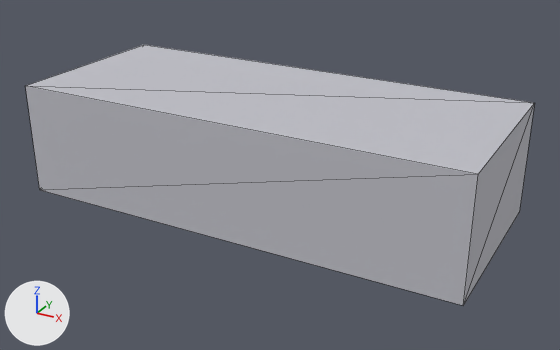
One commit to the glTF model public/engine-parts/mvp/v3-part-earth-traeger-01.glb: the scene before it, then after it.
Before and after are seen from a camera (50 mm lens) standing at (0.93, -1.647, 0.754) and looking at (0.032, -0.014, -0.062). Every picture has the same lights, and +X, +Y and +Z are marked at lower left. The picture after the commit comes second. Mesh edges are drawn as thin lines.

The older version as bpy lines, for what is in view:
```python
mat_earth_traeger_01_meshmat = principled_material('earth_traeger_01_meshMat')
mat_earth_traeger_01_meshmat.base_color = (0.55, 0.55, 0.6)  # light grey #c4c4cb
mat_earth_traeger_01_meshmat.metallic = 0.1
mat_earth_traeger_01_meshmat.roughness = 0.85
me_earth_traeger_01_mesh = bpy.data.meshes.new('earth_traeger_01_mesh')
me_earth_traeger_01_mesh.from_pydata(...)  # a box spanning x -0.6..0.6, y -0.25..0.25, z -0.15..0.15
me_earth_traeger_01_mesh.materials.append(mat_earth_traeger_01_meshmat)  # light grey #c4c4cb
ob_earth_traeger_01 = bpy.data.objects.new('earth_traeger_01', me_earth_traeger_01_mesh)
ob_earth_traeger_01.location = (0.0, 0.0, 0.0)
```
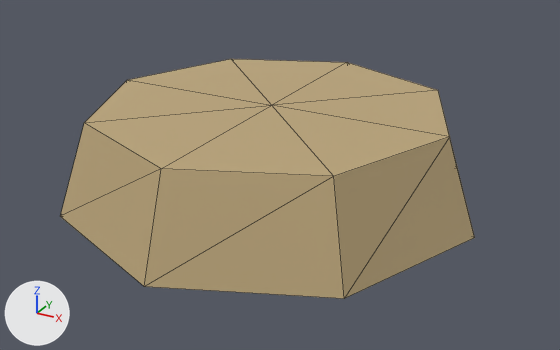
What differs and where, as boxes (x1, y1, x2, y2) in the pictures (560 x 350 px):
'earth_traeger_01', recoloured, reshaped (18% narrower, 8% shorter): before (26, 45, 534, 305); after (60, 59, 475, 299)

The change, as a diff of the scene's bpy script:
```diff
--- a/public/engine-parts/mvp/v3-part-earth-traeger-01.glb.py
+++ b/public/engine-parts/mvp/v3-part-earth-traeger-01.glb.py
@@ mat_earth_traeger_01_meshmat @@
 mat_earth_traeger_01_meshmat = principled_material('earth_traeger_01_meshMat')
-mat_earth_traeger_01_meshmat.base_color = (0.55, 0.55, 0.6)  # light grey #c4c4cb
+mat_earth_traeger_01_meshmat.base_color = (0.55, 0.42, 0.22)  # beige #c4ad81
 mat_earth_traeger_01_meshmat.metallic = 0.1
@@ me_earth_traeger_01_mesh @@
 # used by ob_earth_traeger_01; location = (0.0, 0.0, 0.0)
-me_earth_traeger_01_mesh.from_pydata(...)  # 8 vertices, 12 faces; spans x -0.6..0.6, y -0.25..0.25, z -0.15..0.15
+me_earth_traeger_01_mesh.from_pydata(...)  # 18 vertices, 32 faces; spans x -0.55..0.55, y -0.55..0.55, z -0.12..0.12
+# me_earth_traeger_01_mesh part 1: the whole mesh is rebuilt
 me_earth_traeger_01_mesh.materials.append(mat_earth_traeger_01_meshmat)
```
